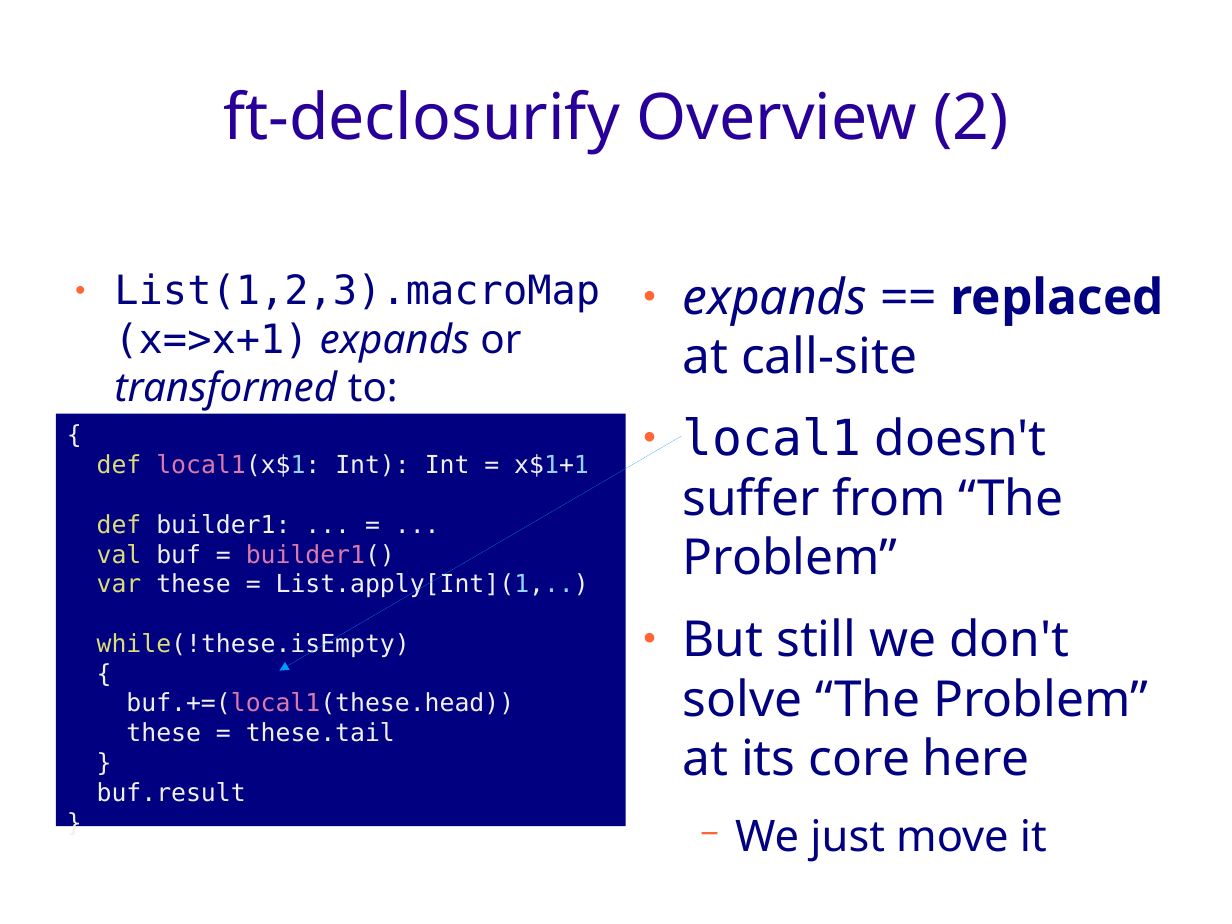
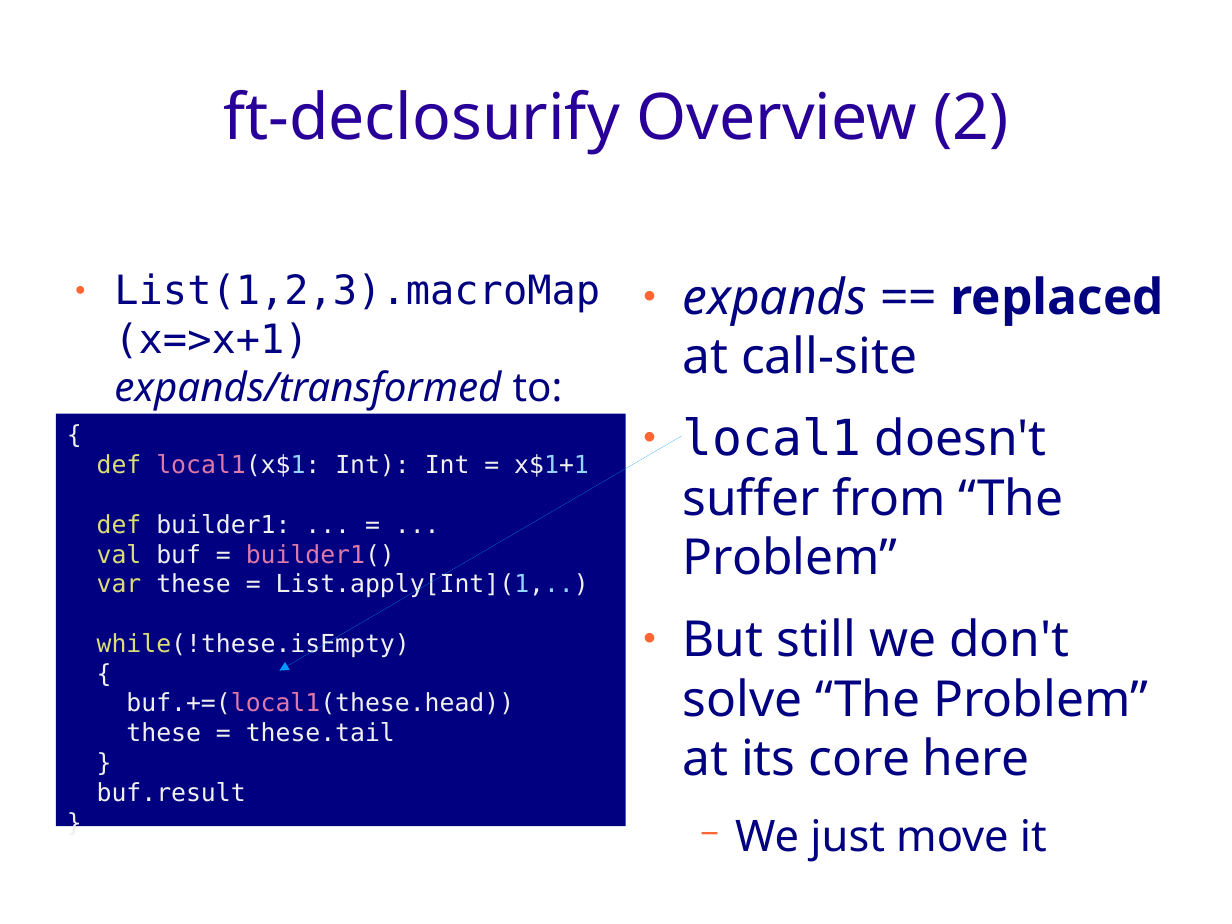
Before and after one commit to geo-kollias/msc-thesis-tex, a slide deck: slide 11 of geokollias_msc_thesis_pres.odp. Drawn at 1232x924 pixels with LibreOffice and Linux fonts; fonts in the diff are those of the drawing; background and template pictures are left out. Boxes give left, top, right and bottom in pixels: in the first picture for what was removed or moved away, otherwise in the second. Text is boxed around its words. In the diff, an @@ line names an element or a change of style, - is before the commit and + after.

```diff
--- a/geokollias_msc_thesis_pres.odp
+++ b/geokollias_msc_thesis_pres.odp
@@ text at (114,273,600,411): text changed @@
-● List(1,2,3).macroMap(x=>x+1) expands or transformed to:
+● List(1,2,3).macroMap(x=>x+1) expands/transformed to:
```
Also in this commit, not shown: 5 other slides changed, 11 other files.
